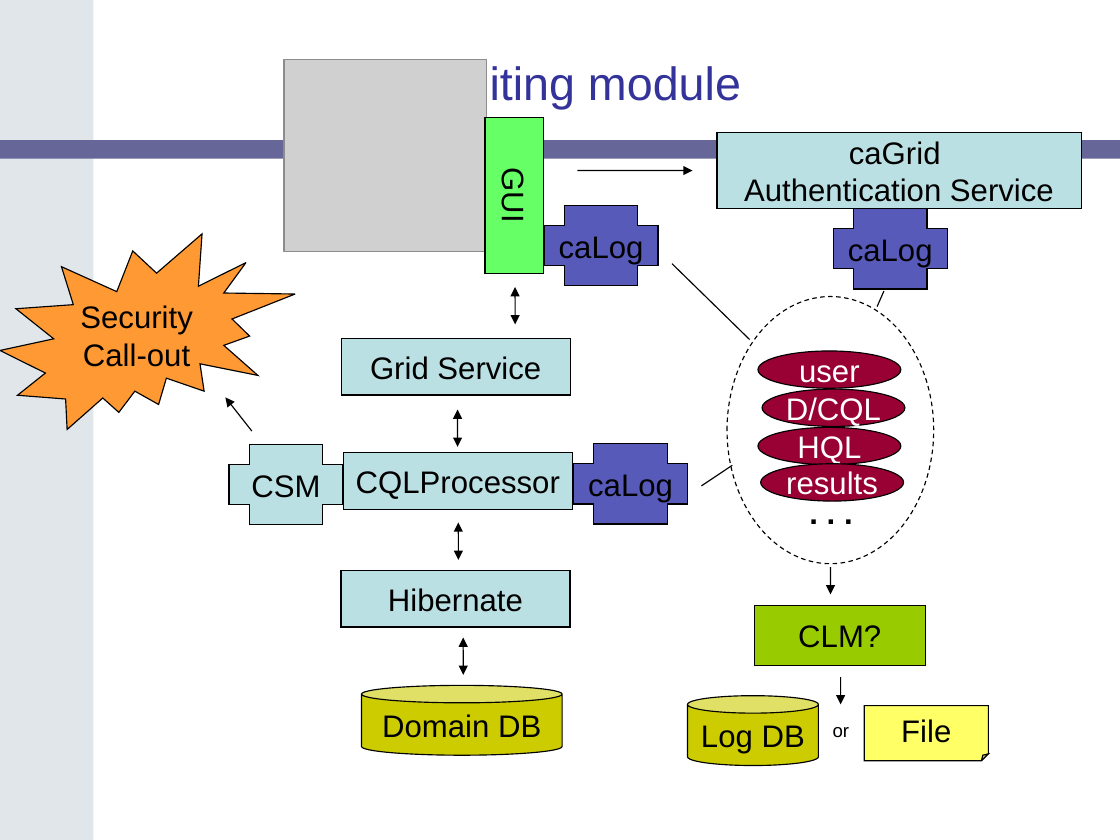
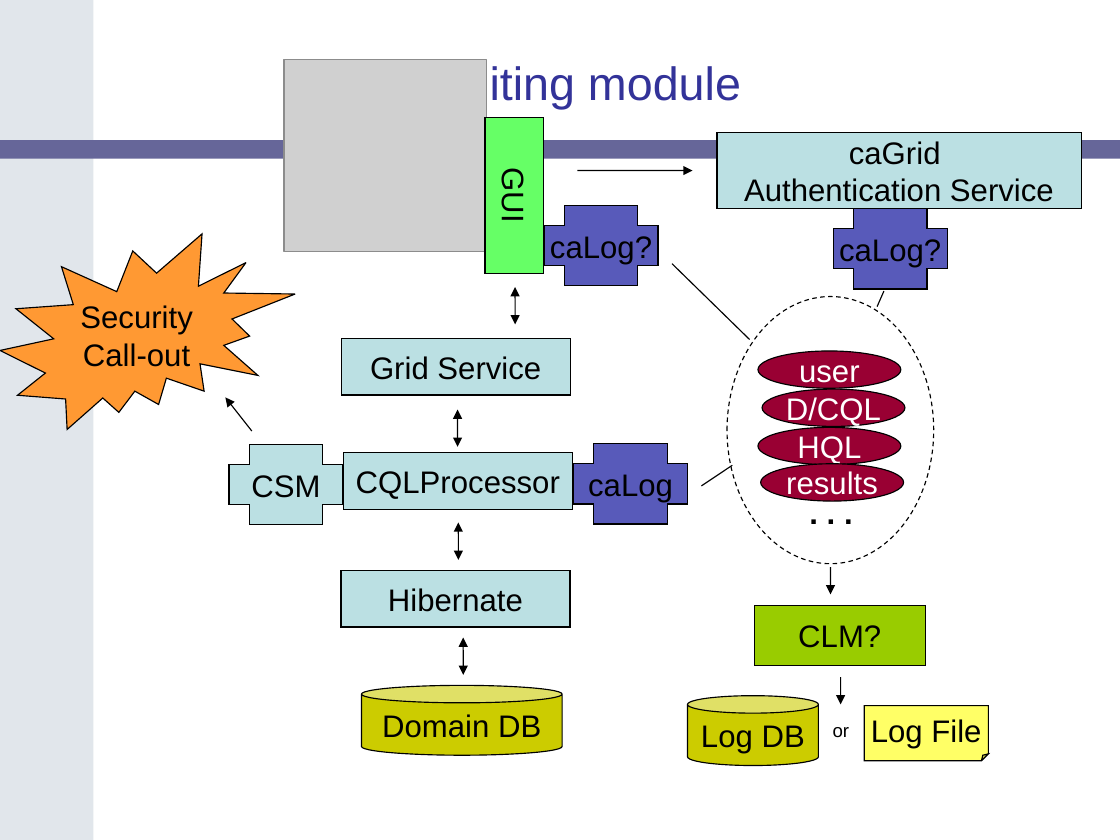
Before and after one commit to NCIP/catrip, a slide deck: slide 22 of catrip/documentation/presentations/catrip_beta_demo_2006_11_01/catrip_demo_2006_11_01.ppt. Drawn at 1120x840 pixels with LibreOffice and Linux fonts; fonts in the diff are those of the drawing; grey boxes stand for pictures; background and template pictures are left out. Boxes give left, top, right and bottom in pixels: in the first picture for what was removed or moved away, otherwise in the second. Text is boxed around its words. In the diff, an @@ line names an element or a change of style, - is before the commit and + after.

```diff
--- a/catrip/documentation/presentations/catrip_beta_demo_2006_11_01/catrip_demo_2006_11_01.ppt
+++ b/catrip/documentation/presentations/catrip_beta_demo_2006_11_01/catrip_demo_2006_11_01.ppt
@@ text in plus at (550,236,652,264): text changed @@
-caLog
+caLog?
@@ text in plus at (839,239,941,267): text changed @@
-caLog
+caLog?
@@ text in folded corner at (871,719,981,748): text changed @@
-File
+Log File
```
Also in this commit, not shown: 1 other slide changed.
